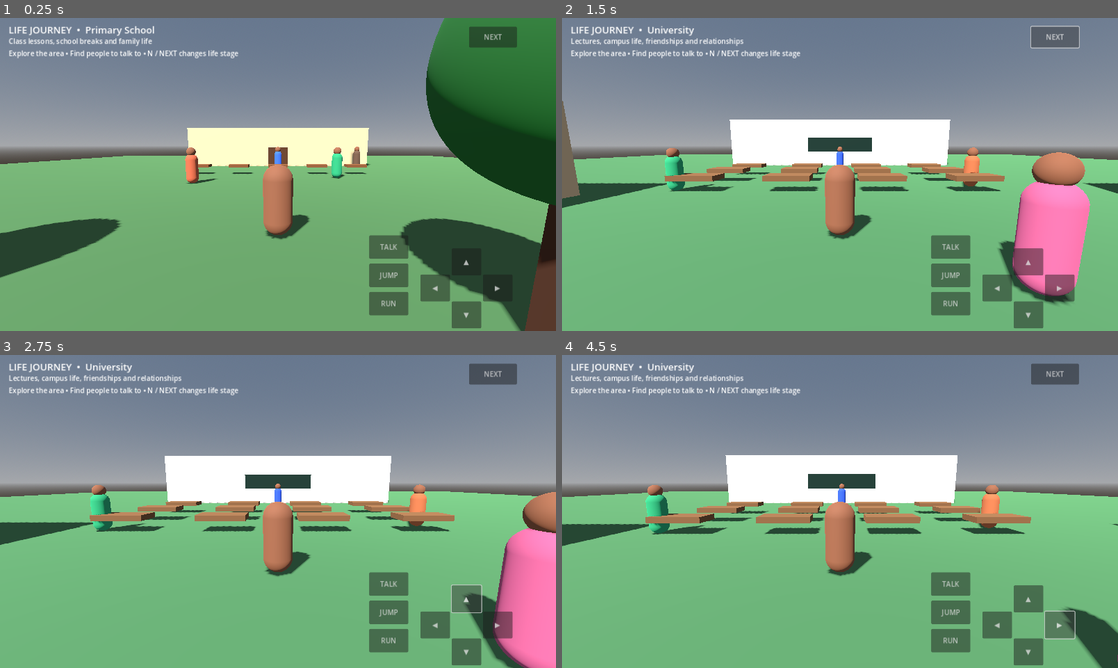
Above: before the commit, frames 1-4 (two rows, left to right).
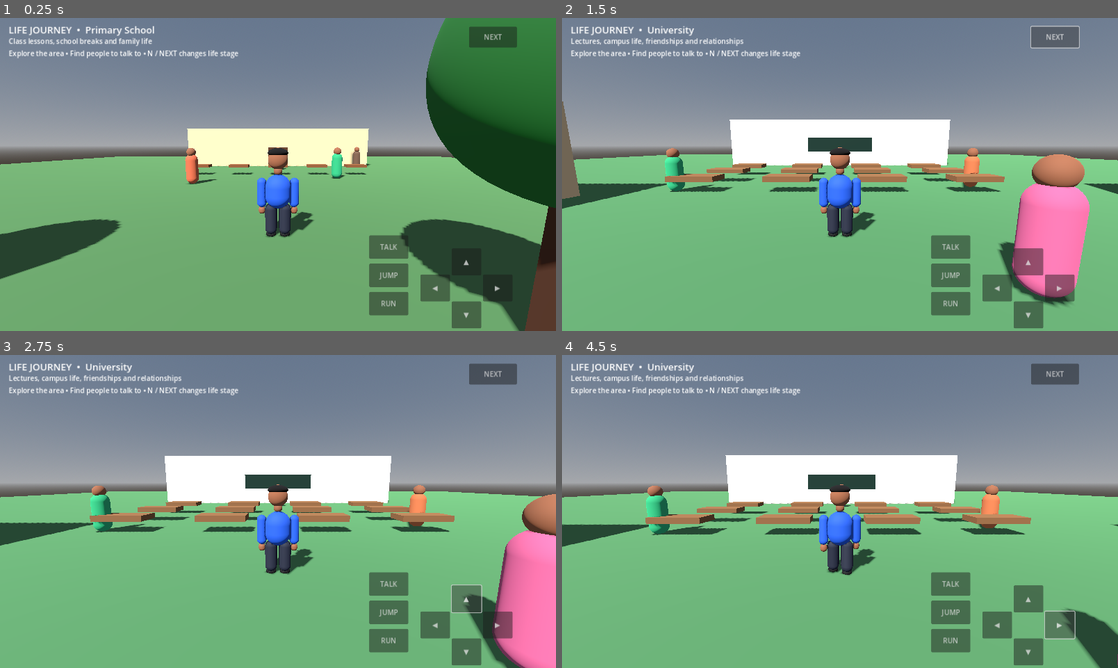
Above: after the commit, the same moments.

Repository: ntambalikachimwemwe-prog/Who-am-l-whatsapp
Game: Godot game, scene res://scenes/main.tscn
Same seed, same stepped clock (60 frames per second), same inputs: the game is played once before the commit and once after it.
Inputs:
- Up to frame 1 (0.25 s): no input
- Up to frame 2 (1.5 s): click "NEXT" at 0.5 s; click "NEXT" at 1.25 s
- Up to frame 3 (2.75 s): click "▲" at 2 s
- Up to frame 4 (4.5 s): click "▼" at 2.75 s; click "◀" at 3.5 s; click "▶" at 4.25 s

The runs differ from the first frame. In frame 1, 2.6% of the frame differs, in the area x 0-100%, y 0-100%; in frame 2, 3.0%, in the area x 0-100%, y 26-93%; in frame 3, 2.9%; in frame 4, 2.8%.

Commit message:
Replace player capsule with articulated third-person character

Diff:
--- a/life-simulator/scripts/player.gd
+++ b/life-simulator/scripts/player.gd
@@ -12,31 +12,78 @@
 var mobile_move := Vector2.ZERO
 var mobile_run := false
 var mobile_jump := false
+var arm_pivots: Array[Node3D] = []
+var leg_pivots: Array[Node3D] = []
 
 func _ready() -> void:
 	_build_character()
 	if not OS.has_feature("mobile"):
 		Input.mouse_mode = Input.MOUSE_MODE_CAPTURED
 
+func _capsule_part(parent: Node3D, part_name: String, radius: float, height: float, color: Color, local_pos: Vector3) -> MeshInstance3D:
+	var mesh_instance := MeshInstance3D.new()
+	mesh_instance.name = part_name
+	var capsule := CapsuleMesh.new()
+	capsule.radius = radius
+	capsule.height = height
+	mesh_instance.mesh = capsule
+	var material := StandardMaterial3D.new()
+	material.albedo_color = color
+	material.roughness = 0.78
+	mesh_instance.material_override = material
+	mesh_instance.position = local_pos
+	parent.add_child(mesh_instance)
+	return mesh_instance
+
 func _build_character() -> void:
-	var body_mesh := MeshInstance3D.new()
-	var capsule := CapsuleMesh.new()
-	capsule.radius = 0.36
-	capsule.height = 1.72
-	body_mesh.mesh = capsule
-	body_mesh.position.y = 0.9
+	# A readable third-person human silhouette built from separate articulated parts.
+	# The collision capsule remains independent of the visible model.
+	_capsule_part(self, "Jacket", 0.31, 0.82, Color(0.12, 0.28, 0.62), Vector3(0, 1.12, 0))
+	_capsule_part(self, "Neck", 0.105, 0.22, Color(0.48, 0.29, 0.19), Vector3(0, 1.62, 0))
+	var head := MeshInstance3D.new()
+	head.name = "Head"
+	var head_mesh := SphereMesh.new()
+	head_mesh.radius = 0.235
+	head_mesh.height = 0.47
+	head.mesh = head_mesh
+	head.position = Vector3(0, 1.88, 0)
 	var skin := StandardMaterial3D.new()
 	skin.albedo_color = Color(0.48, 0.29, 0.19)
-	skin.roughness = 0.82
-	body_mesh.material_override = skin
-	add_child(body_mesh)
+	head.material_override = skin
+	add_child(head)
+	var hair := MeshInstance3D.new()
+	var hair_mesh := SphereMesh.new()
+	hair_mesh.radius = 0.24
+	hair_mesh.height = 0.22
+	hair.mesh = hair_mesh
+	hair.position = Vector3(0, 2.04, -0.025)
+	var hair_material := StandardMaterial3D.new()
+	hair_material.albedo_color = Color(0.055, 0.04, 0.03)
+	hair.material_override = hair_material
+	add_child(hair)
+
+	for side in [-1.0, 1.0]:
+		var arm := Node3D.new()
+		arm.name = "ArmPivot_%s" % str(side)
+		arm.position = Vector3(side * 0.39, 1.43, 0)
+		add_child(arm)
+		_capsule_part(arm, "Sleeve", 0.115, 0.72, Color(0.12, 0.28, 0.62), Vector3(0, -0.34, 0))
+		_capsule_part(arm, "Hand", 0.085, 0.19, Color(0.48, 0.29, 0.19), Vector3(0, -0.77, 0))
+		arm_pivots.append(arm)
+		var leg := Node3D.new()
+		leg.name = "LegPivot_%s" % str(side)
+		leg.position = Vector3(side * 0.17, 0.78, 0)
+		add_child(leg)
+		_capsule_part(leg, "Trousers", 0.145, 0.78, Color(0.12, 0.13, 0.17), Vector3(0, -0.34, 0))
+		_capsule_part(leg, "Shoe", 0.13, 0.25, Color(0.045, 0.04, 0.035), Vector3(0, -0.76, -0.045))
+		leg_pivots.append(leg)
 
 	var collision := CollisionShape3D.new()
 	var shape := CapsuleShape3D.new()
-	shape.radius = 0.36
-	shape.height = 1.72
+	shape.radius = 0.32
+	shape.height = 1.85
 	collision.shape = shape
-	collision.position.y = 0.9
+	collision.position.y = 0.94
 	add_child(collision)
 
 	camera_pivot = Node3D.new()
@@ -47,6 +94,15 @@
 	camera.rotation.x = deg_to_rad(-8.0)
 	camera.current = true
 	camera_pivot.add_child(camera)
+
+func _animate_character() -> void:
+	var moving := Vector2(velocity.x, velocity.z).length() > 0.35
+	var phase := float(Time.get_ticks_msec()) * (0.012 if mobile_run or Input.is_action_pressed("run") else 0.008)
+	var swing := sin(phase) * 0.62 if moving else 0.0
+	for i in range(arm_pivots.size()):
+		arm_pivots[i].rotation.x = swing * (1.0 if i == 0 else -1.0)
+	for i in range(leg_pivots.size()):
+		leg_pivots[i].rotation.x = -swing * (1.0 if i == 0 else -1.0)
 
 func _unhandled_input(event: InputEvent) -> void:
 	if event is InputEventMouseMotion and Input.mouse_mode == Input.MOUSE_MODE_CAPTURED:
@@ -83,3 +139,4 @@
 		velocity.x = move_toward(velocity.x, 0.0, walk_speed * 5.0 * delta)
 		velocity.z = move_toward(velocity.z, 0.0, walk_speed * 5.0 * delta)
 	move_and_slide()
+	_animate_character()
